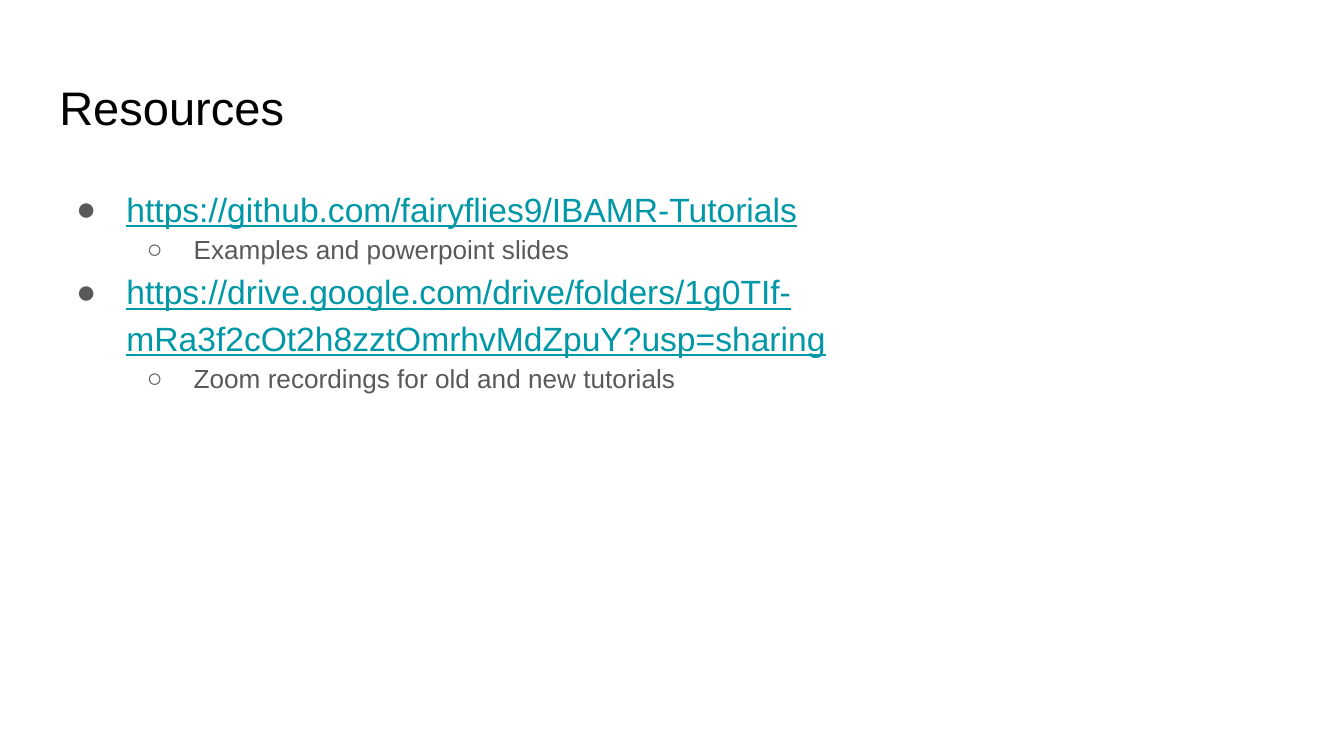
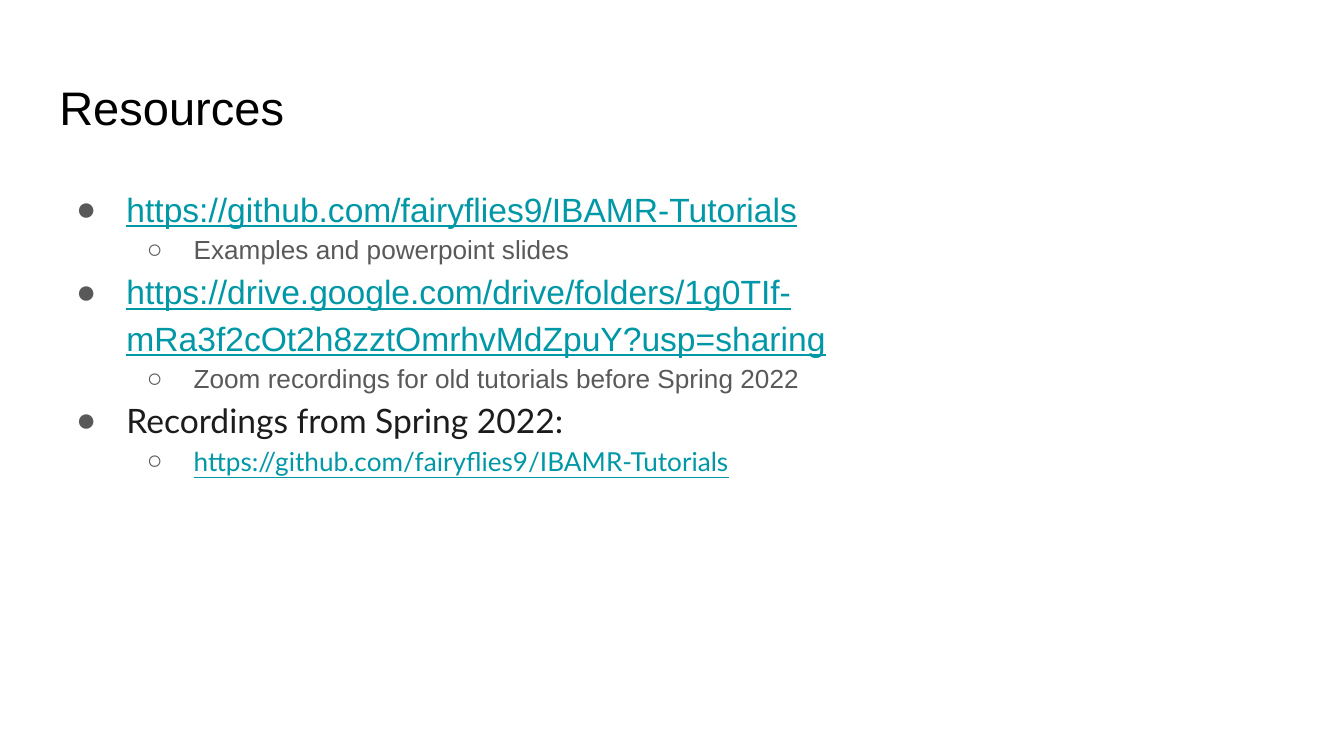
Before and after one commit to fairyflies9/IBAMR-Tutorials, a slide deck: slide 2 of UA Tutorials/UAClusterIb2dIBAMR.pptx. Drawn at 1344x756 pixels with LibreOffice and Linux fonts; fonts in the diff are those of the drawing. Boxes give left, top, right and bottom in pixels: in the first picture for what was removed or moved away, otherwise in the second. Text is boxed around its words. In the diff, an @@ line names an element or a change of style, - is before the commit and + after.

```diff
--- a/UA Tutorials/UAClusterIb2dIBAMR.pptx
+++ b/UA Tutorials/UAClusterIb2dIBAMR.pptx
@@ text at (126,369,798,475): text changed; font Arial to Lato; text colour #595959 to #0097A7 @@
-  ○ Zoom recordings for old and new tutorials
+  ○ Zoom recordings for old tutorials before Spring 2022
+● Recordings from Spring 2022:
+  ○ https://github.com/fairyflies9/IBAMR-Tutorials
```
